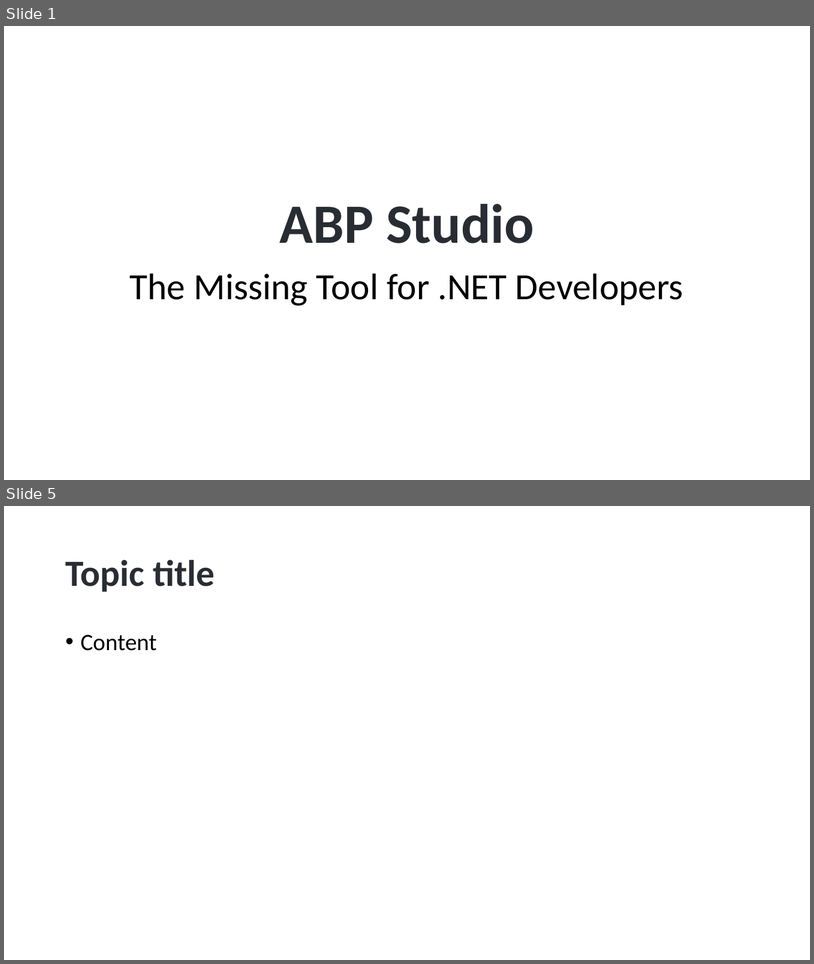
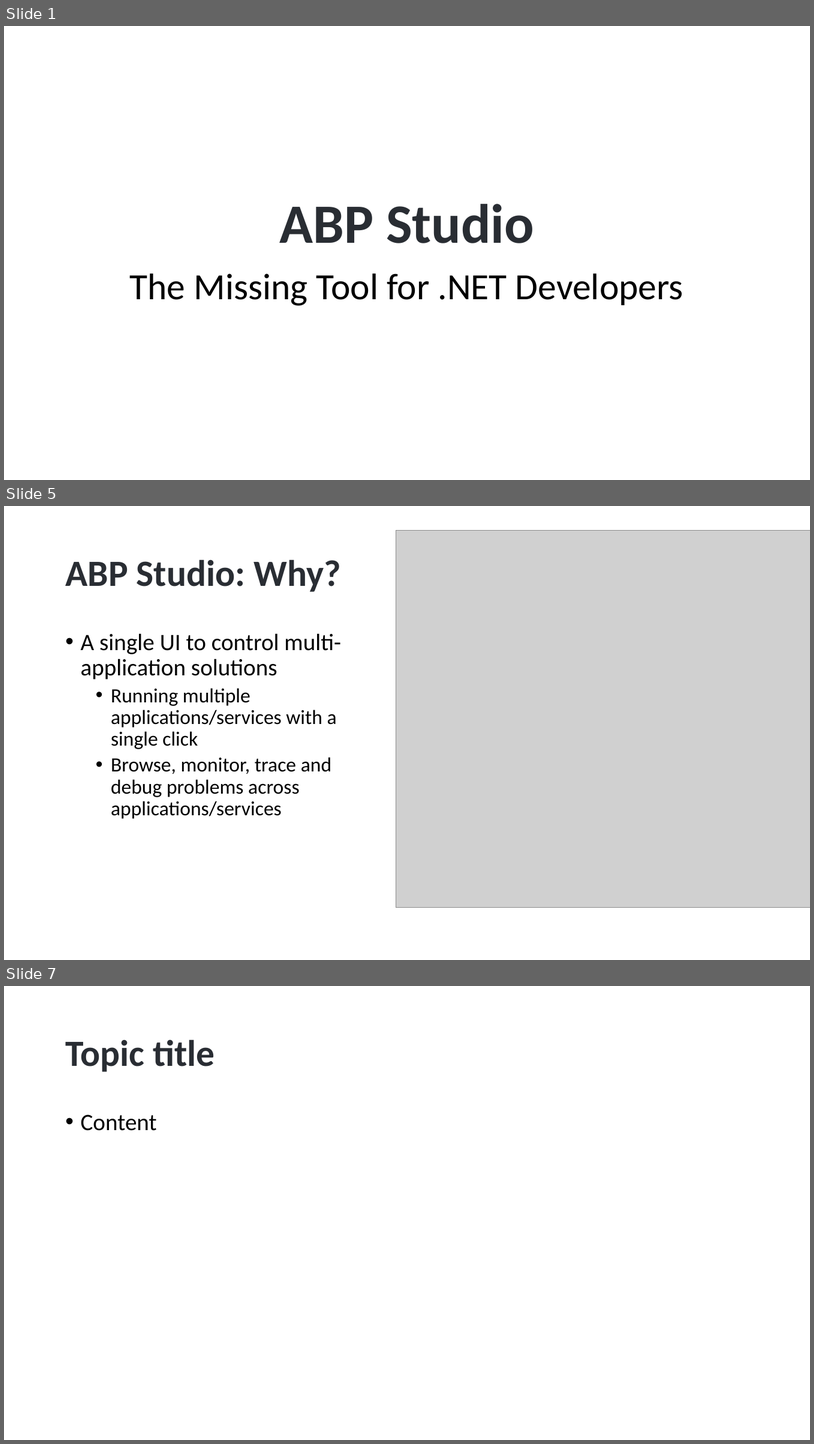
Before and after one commit to hikalkan/presentations, a slide deck: 2024-08-15 ABP Community Talks 2024.4/ABP Studio - The Missing Tool for Dotnet Developers.pptx. Shown one above the other, each under a label of ours: slides 1 and 5 before the commit, slides 1, 5 and 7 after it; the slides between them are not shown. The pictures are 814x964 and 814x1444 pixels, drawn with LibreOffice and Linux fonts; fonts in the diff are those of the drawing; grey boxes stand for pictures; background and template pictures are left out. Boxes give left, top, right and bottom in pixels: in the first picture for what was removed or moved away, otherwise in the second. Text is boxed around its words. In the diff, an @@ line names an element or a change of style, - is before the commit and + after.

```diff
--- a/2024-08-15 ABP Community Talks 2024.4/ABP Studio - The Missing Tool for Dotnet Developers.pptx
+++ b/2024-08-15 ABP Community Talks 2024.4/ABP Studio - The Missing Tool for Dotnet Developers.pptx
@@ slide 5 added at [4, 506, 810, 960], background picture (left out) @@
@@ picture added at [396, 530, 810, 907] @@
@@ title added at [65, 559, 341, 592], 44 pt, text #292D33, bold @@
+ABP Studio: Why?
@@ text added at [81, 633, 341, 819], 24 pt, text #000000 @@
+• A single UI to control multi-application solutions
+  • Running multiple applications/services with a single click
+  • Browse, monitor, trace and debug problems across applications/services
@@ what was slide 5 is now slide 7 @@
```
Also in this commit, not shown: 1 slide changed, 3 other slides added, 2 slides removed.
